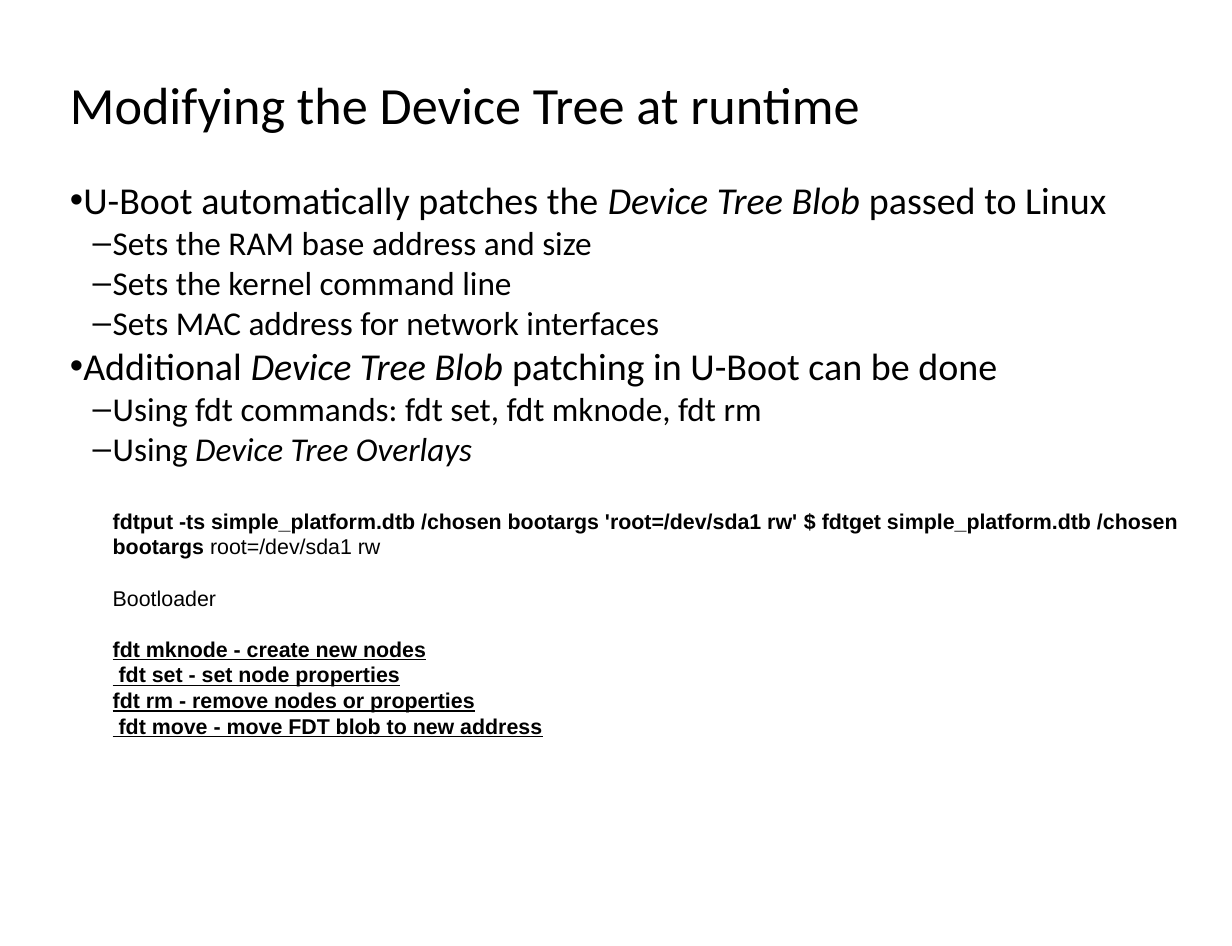
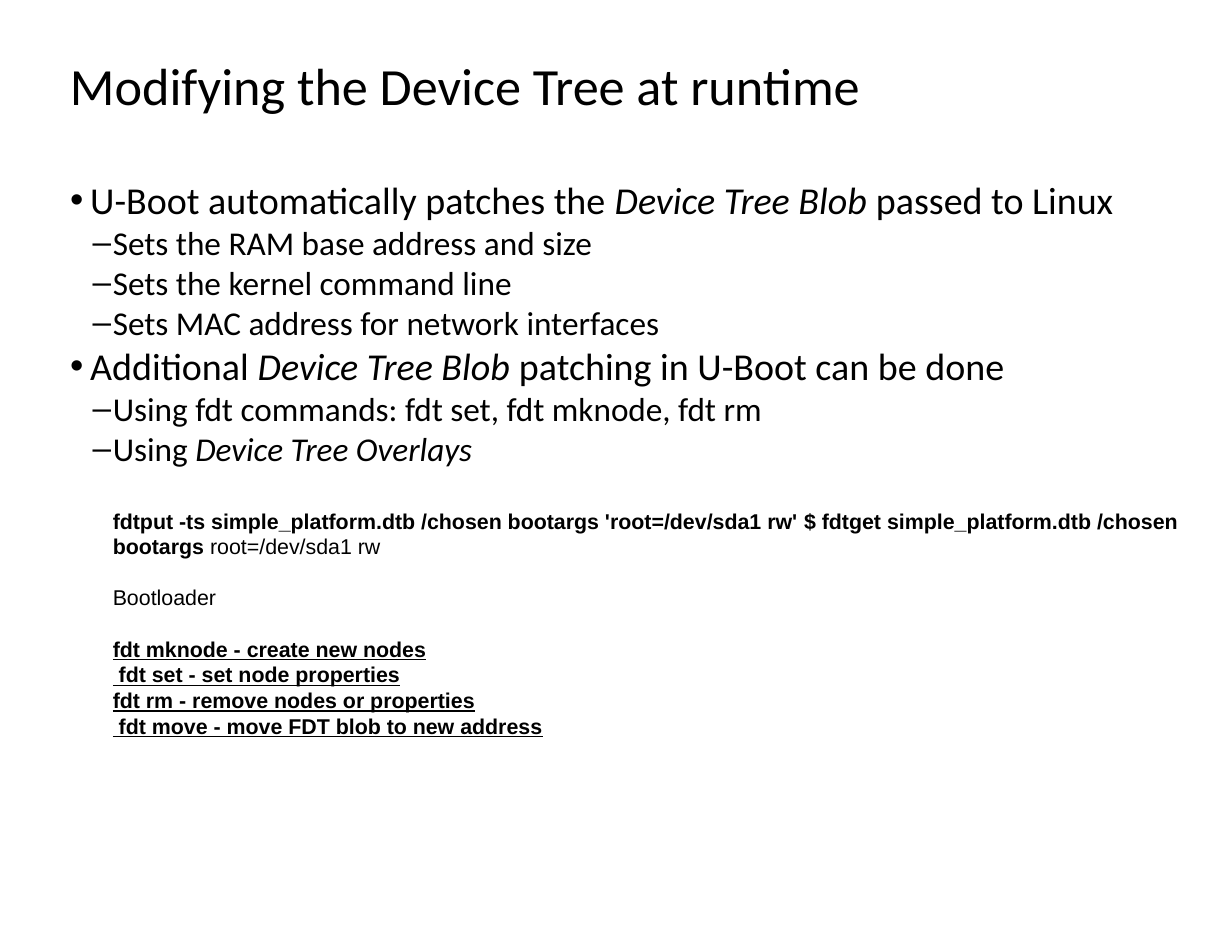
Before and after one commit to nareshmaramaina/sahasalu, a slide deck: slide 19 of Docs/device_tree.pptx (slide 18 before the commit). Drawn at 1232x946 pixels with LibreOffice and Linux fonts; fonts in the diff are those of the drawing. Boxes give left, top, right and bottom in pixels: in the first picture for what was removed or moved away, otherwise in the second. Text is boxed around its words. In the diff, an @@ line names an element or a change of style, - is before the commit and + after.

```diff
--- a/Docs/device_tree.pptx
+++ b/Docs/device_tree.pptx
@@ text "Modifying the Device Tree at ...": place and size @@
-text "Modifying the Device Tree at ..." at <box>70,87,859,133</box>
+text "Modifying the Device Tree at ..." at <box>70,68,859,114</box>
@@ text "U-Boot automatically patches the Device ..." at <box>90,187,1178,737</box>: indent changed; list level 2 to 1 in "fdtput -ts simple_platform.dtb /chosen bootargs ..."; list level 2 to 1 in "Bootloader"; list level 2 to 1 in "fdt mknode - create new ..."; list level 2 to 1 in "fdt set - set node ..."; list level 2 to 1 in "fdt rm - remove nodes ..."; list level 2 to 1 in "fdt move - move FDT ..." @@
```
Also in this commit, not shown: 11 other slides changed, 1 slide added, 6 other files.
